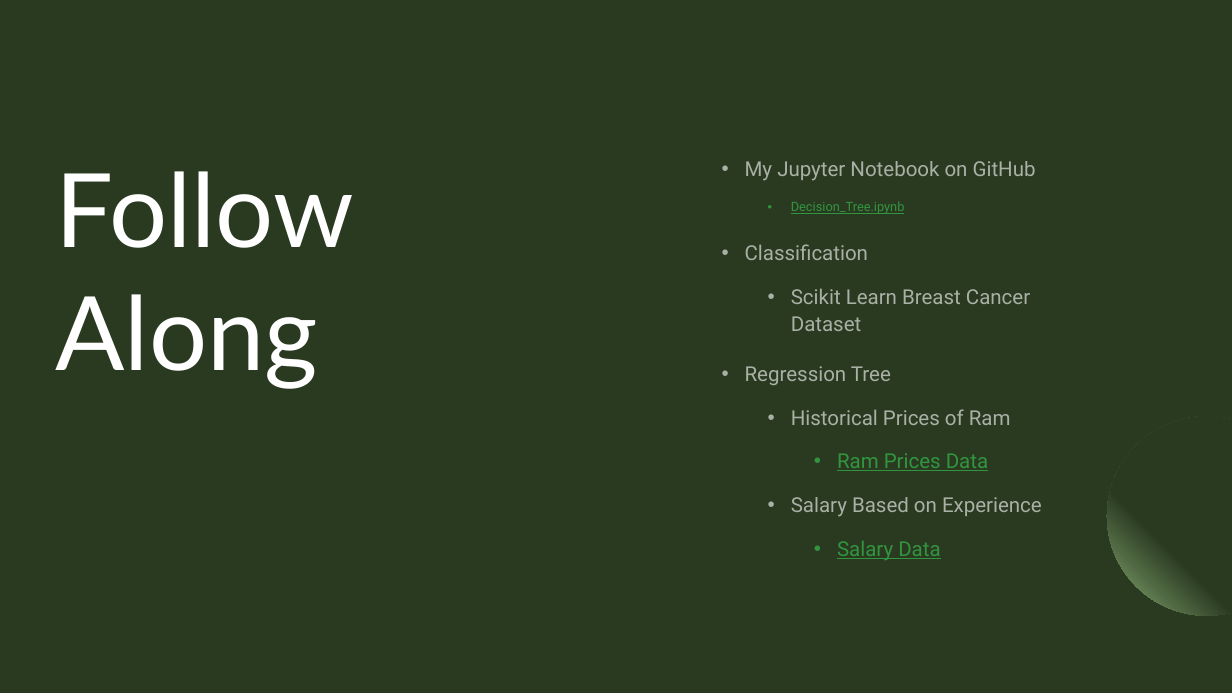
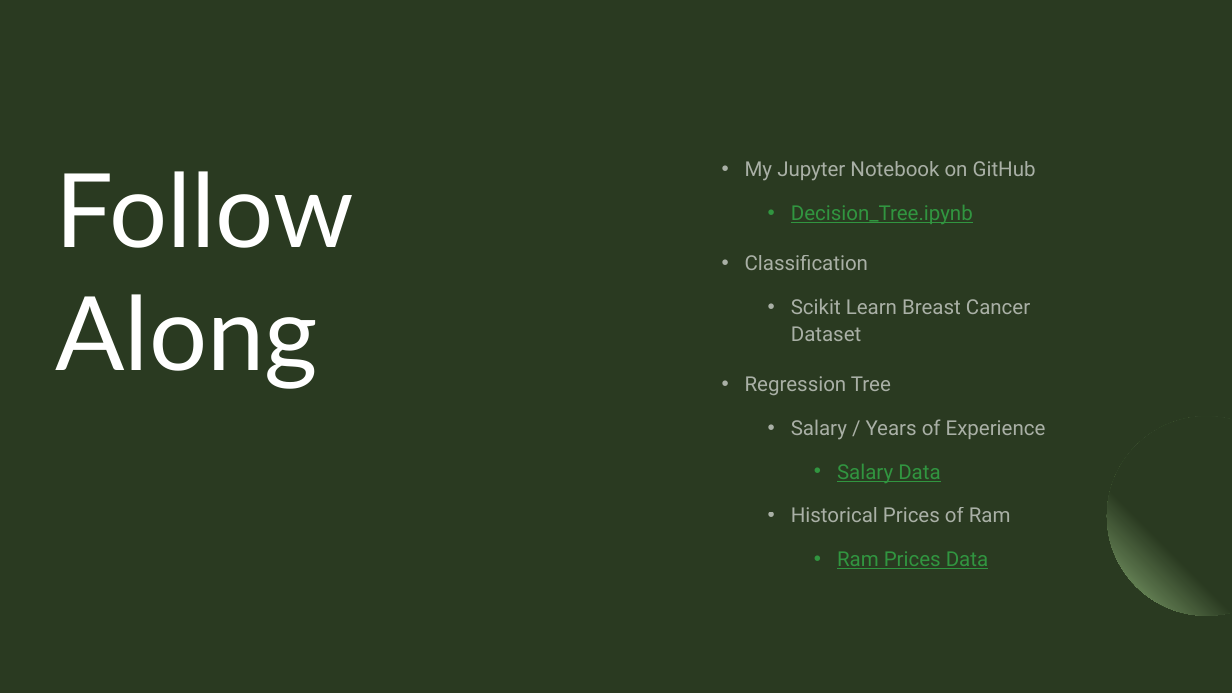
Before and after one commit to hank-butler/GenAssembly, a slide deck: slide 13 of HButler_Decision_Trees.pptx. Drawn at 1232x693 pixels with LibreOffice and Linux fonts; fonts in the diff are those of the drawing. Boxes give left, top, right and bottom in pixels: in the first picture for what was removed or moved away, otherwise in the second. Text is boxed around its words. In the diff, an @@ line names an element or a change of style, - is before the commit and + after.

Commit message:
updated presentation

```diff
--- a/HButler_Decision_Trees.pptx
+++ b/HButler_Decision_Trees.pptx
@@ text at (x1=791, y1=205, x2=973, y2=224): size 10 to 16 pt in "Decision_Tree.ipynb" @@
@@ text at (x1=791, y1=419, x2=1046, y2=483): paragraphs added @@
+  • Salary / Years of Experience
+    • Salary Data
@@ text at (x1=791, y1=497, x2=1042, y2=560): paragraphs removed @@
-  • Salary Based on Experience
-    • Salary Data
```
Also in this commit, not shown: 2 other slides changed.
